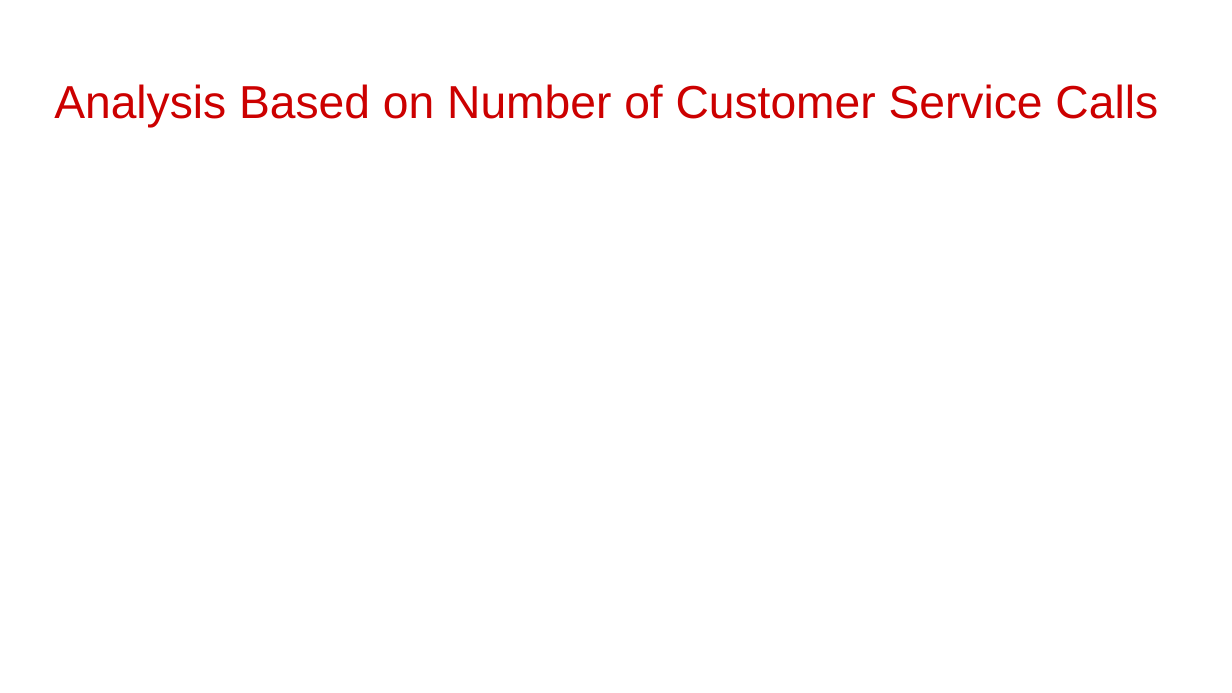
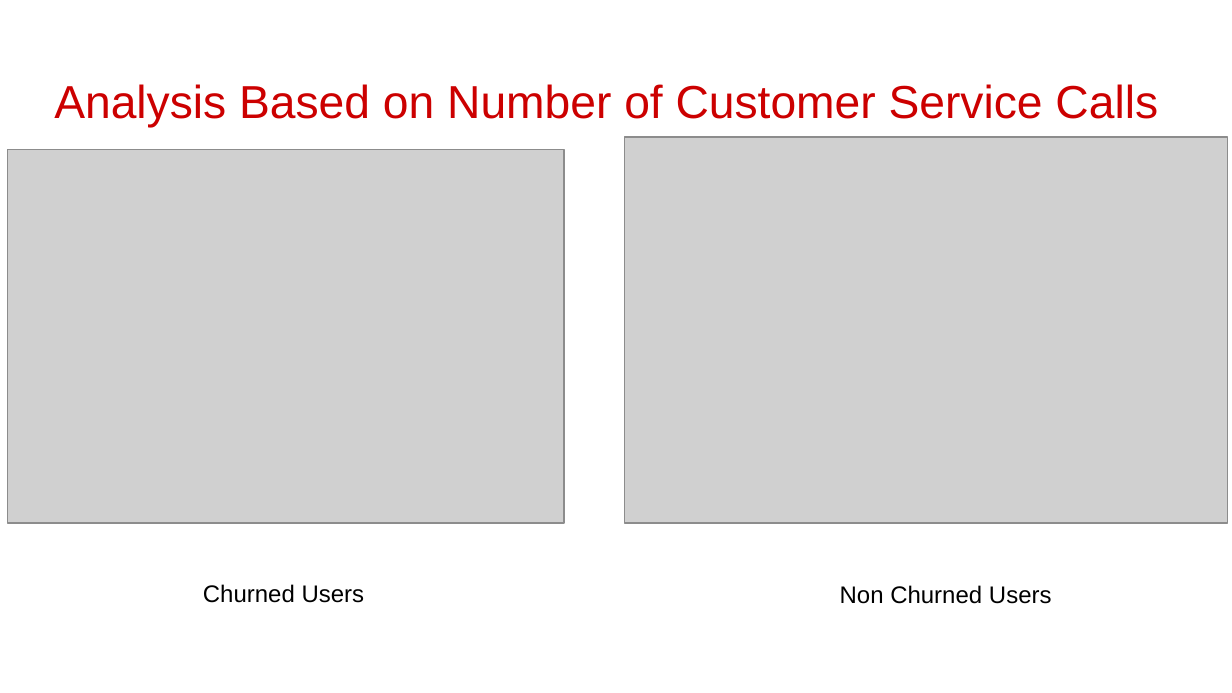
Before and after one commit to codes-by-vamshi/EDA-TelecomChurn, a slide deck: slide 17 of Project Presentation.pptx (slide 16 before the commit). Drawn at 1232x693 pixels with LibreOffice and Linux fonts; fonts in the diff are those of the drawing; grey boxes stand for pictures; background and template pictures are left out. Boxes give left, top, right and bottom in pixels: in the first picture for what was removed or moved away, otherwise in the second. Text is boxed around its words. In the diff, an @@ line names an element or a change of style, - is before the commit and + after.

```diff
--- a/Project Presentation.pptx
+++ b/Project Presentation.pptx
@@ picture added at [625,137,1228,522] @@
@@ picture added at [7,150,563,524] @@
@@ text added at [203,584,365,603], 14 pt, text #000000 @@
+Churned Users
@@ text added at [840,585,1052,604], 14 pt, text #000000 @@
+Non Churned Users
```
Also in this commit, not shown: 2 slides added, 1 other file.
